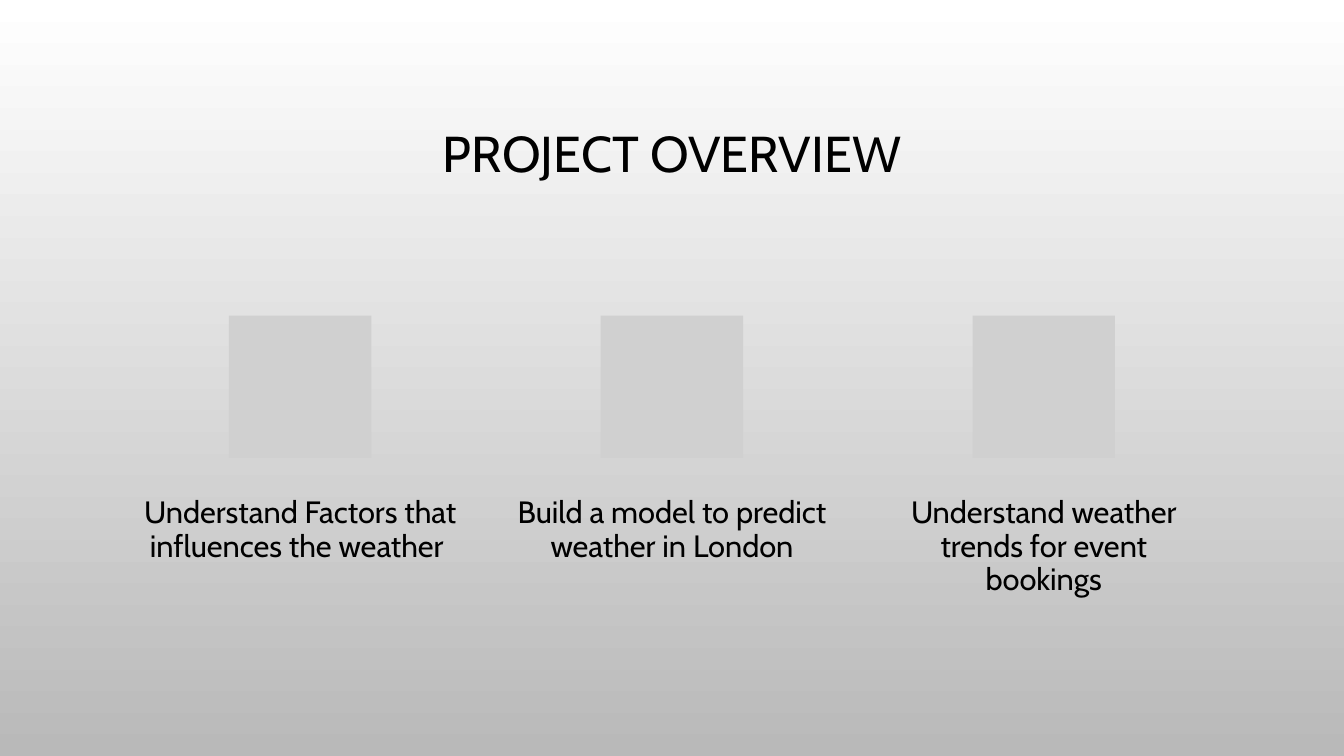
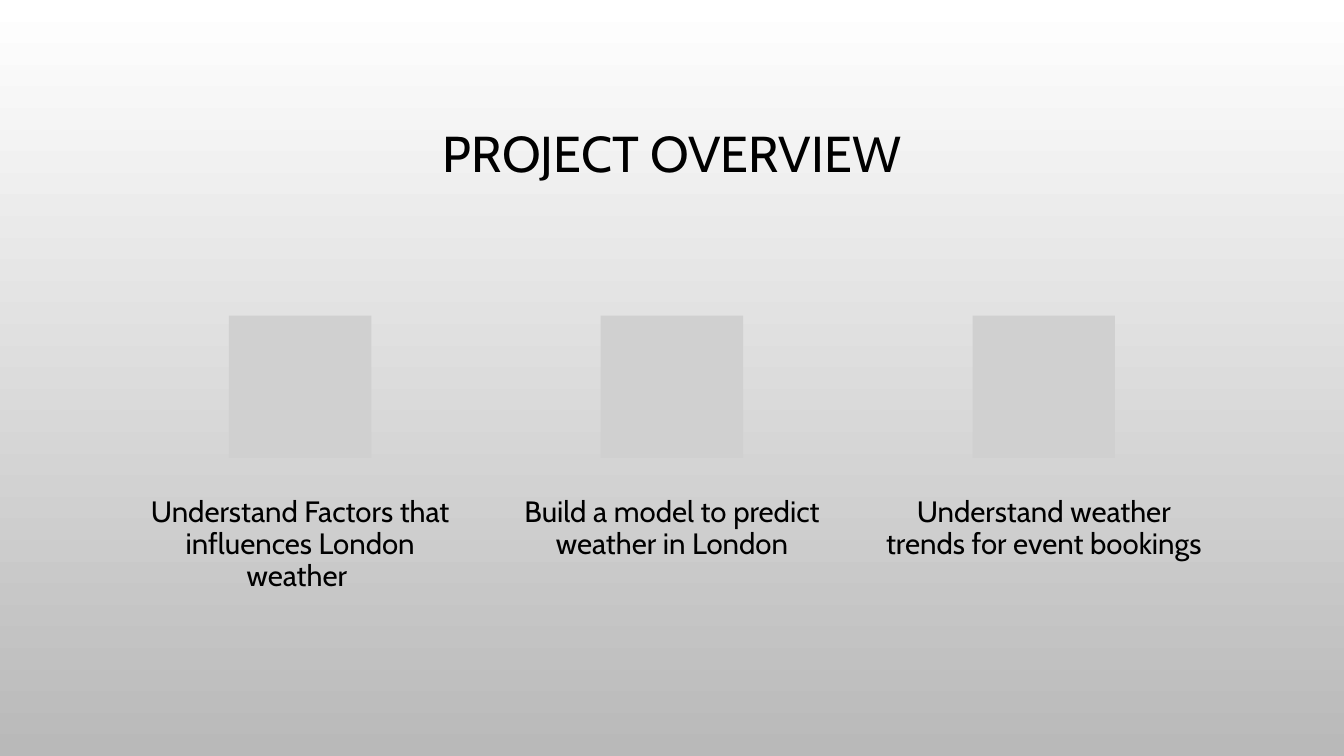
Before and after one commit to frodz212/frodz212.github.io, a slide deck: slide 3 of Project 9 - Weather Prediction Model/Milestones/Rodriguez_Felipe_DSC680_Presentation_Project2.pptx. Drawn at 1344x756 pixels with LibreOffice and Linux fonts; fonts in the diff are those of the drawing; grey boxes stand for pictures; background and template pictures are left out. Boxes give left, top, right and bottom in pixels: in the first picture for what was removed or moved away, otherwise in the second. Text is boxed around its words. In the diff, an @@ line names an element or a change of style, - is before the commit and + after.

Commit message:
Adding milestones
updating white page, presentation and questions

```diff
--- a/Project 9 - Weather Prediction Model/Milestones/Rodriguez_Felipe_DSC680_Presentation_Project2.pptx
+++ b/Project 9 - Weather Prediction Model/Milestones/Rodriguez_Felipe_DSC680_Presentation_Project2.pptx
@@ text at [151, 500, 450, 587]: text changed; size 22 to 21 pt @@
-Understand Factors that influences the weather
+Understand Factors that influences London weather
@@ text "Build a model to predict ..." at [524, 500, 819, 555]: size 22 to 21 pt @@
@@ text "Understand weather trends for event ..." at [886, 500, 1201, 561]: size 22 to 21 pt @@
```
Also in this commit, not shown: 6 other files.
